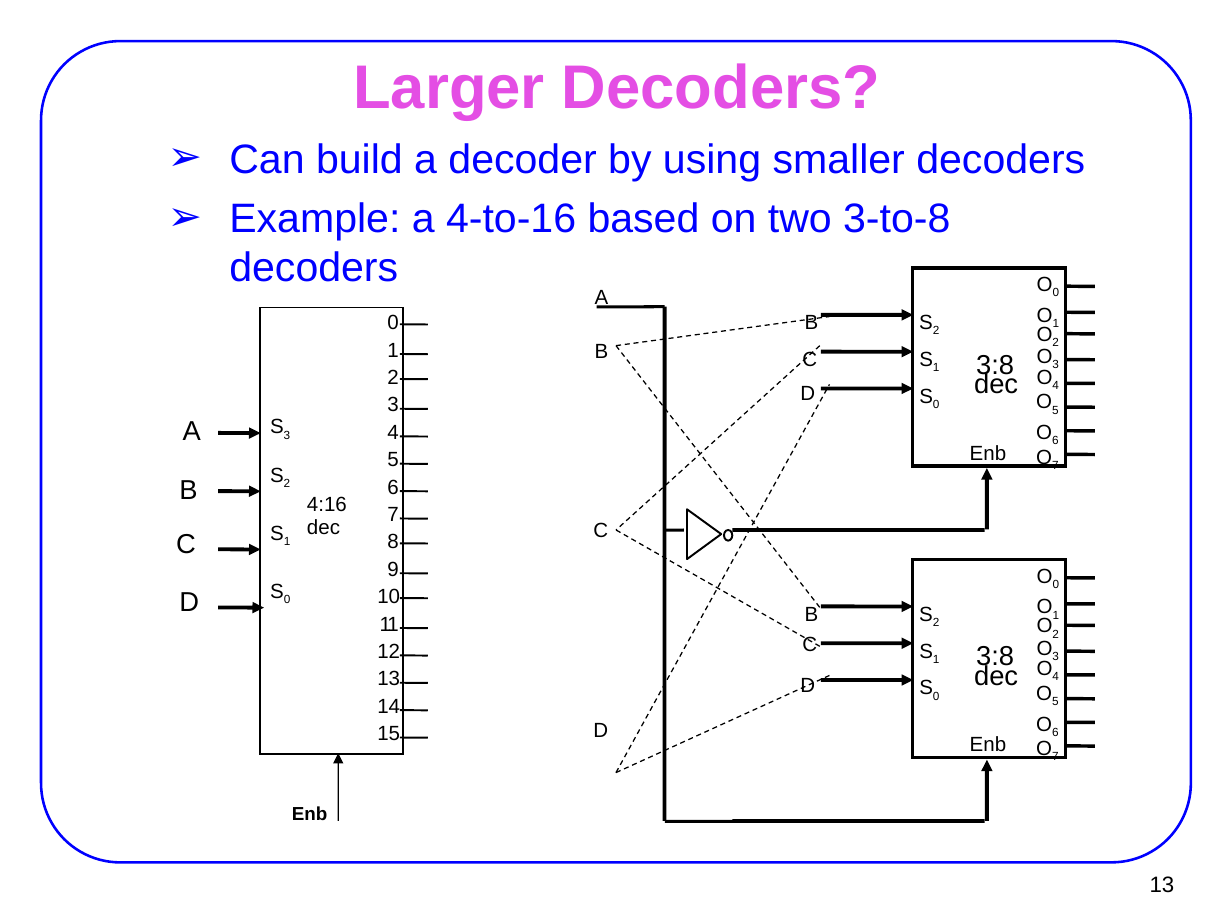
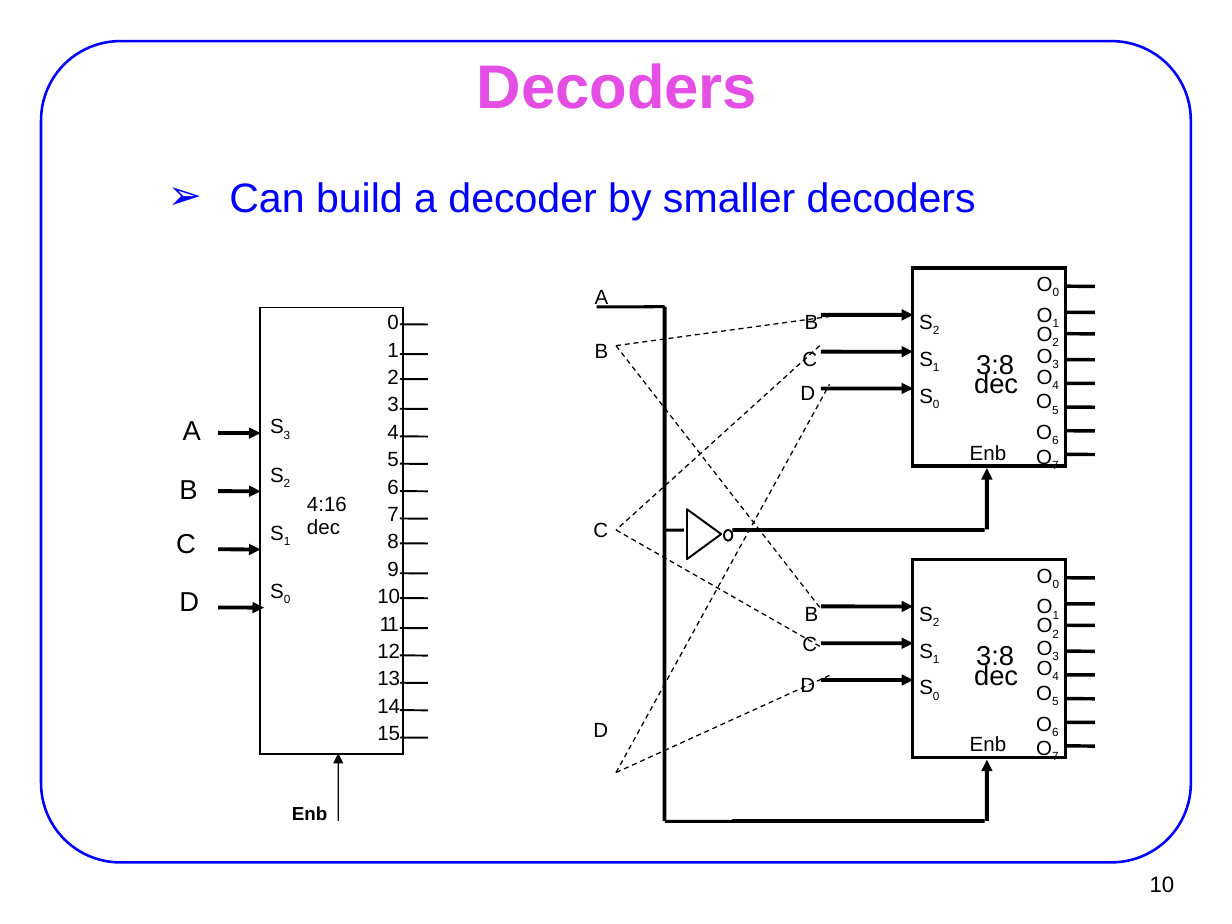
Before and after one commit to AUT-CE-Archive/AUT-CE-LC, a slide deck: slide 10 of Slides/06_decoder.ppt (slide 13 before the commit). Drawn at 1232x924 pixels with LibreOffice and Linux fonts; fonts in the diff are those of the drawing. Boxes give left, top, right and bottom in pixels: in the first picture for what was removed or moved away, otherwise in the second. Text is boxed around its words. In the diff, an @@ line names an element or a change of style, - is before the commit and + after.

```diff
--- a/Slides/06_decoder.ppt
+++ b/Slides/06_decoder.ppt
@@ title at (x1=477, y1=63, x2=758, y2=109): text changed @@
-Larger Decoders?
+Decoders
@@ text at (x1=229, y1=182, x2=976, y2=220): text changed @@
-  ➢ Can build a decoder by using smaller decoders
-  ➢ Example: a 4-to-16 based on two 3-to-8 decoders
+  ➢ Can build a decoder by smaller decoders
@@ page number at (x1=1150, y1=876, x2=1175, y2=893): text changed @@
-13
+10
```
Also in this commit, not shown: 11 other slides changed, 3 slides added, 7 slides removed, 31 other files.
